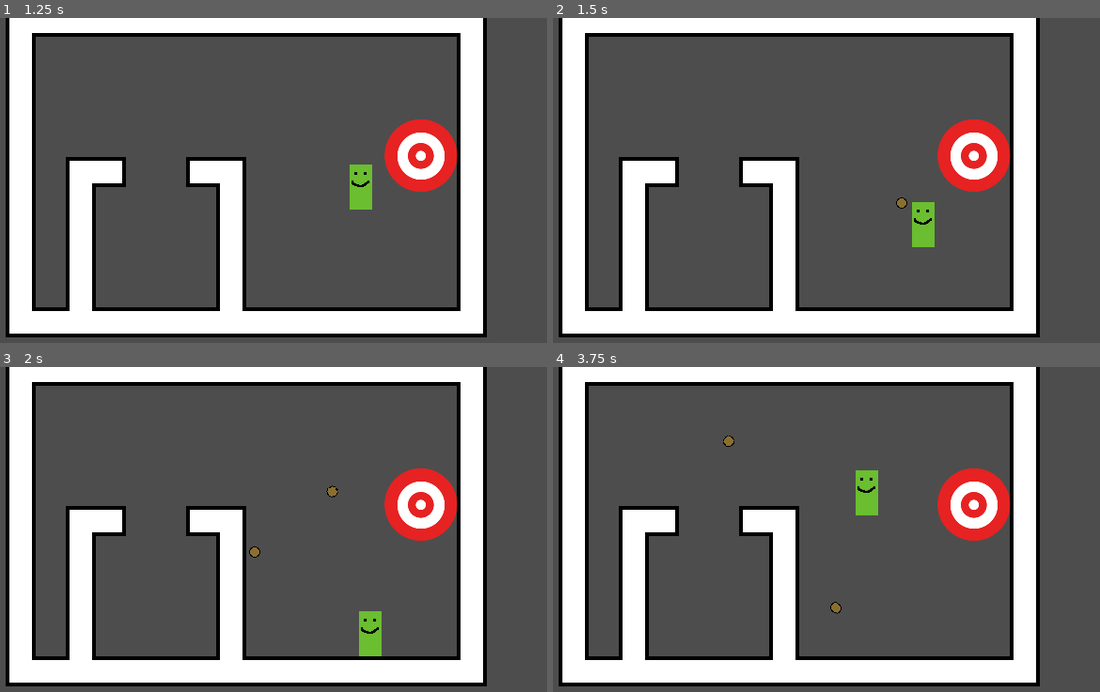
Above: before the commit, frames 1-4 (two rows, left to right).
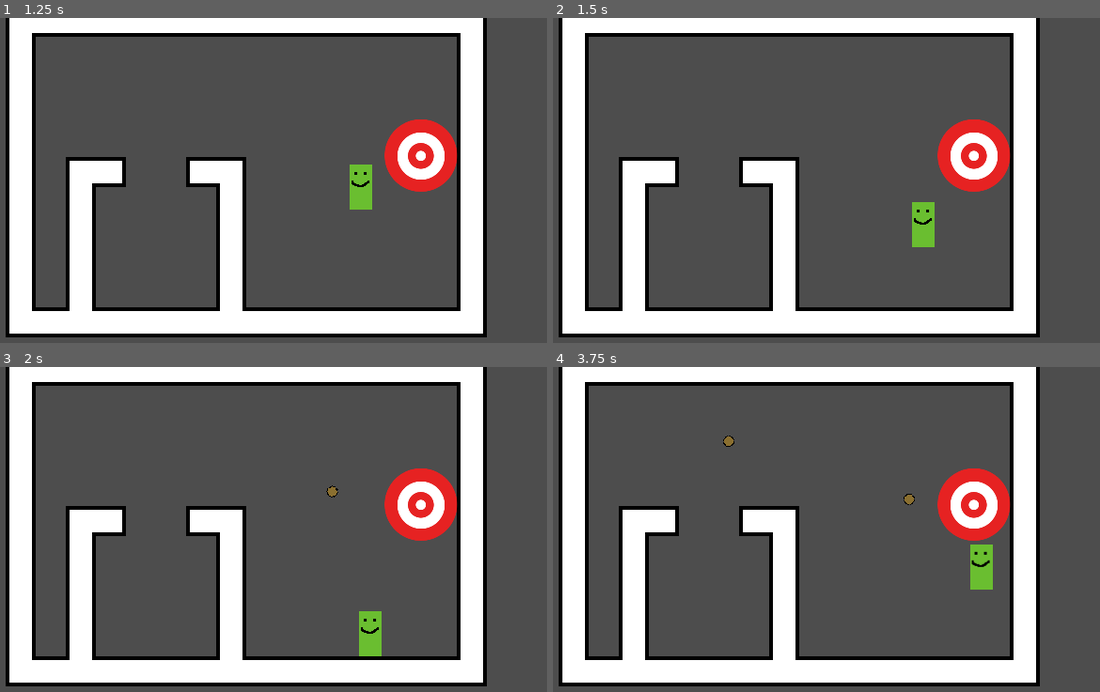
Above: after the commit, the same moments.

Repository: HuskyGameDev/2025f-team5
Game: Godot game, scene res://Game/main.tscn
Same seed, same stepped clock (60 frames per second), same inputs: the game is played once before the commit and once after it.
Inputs (mouse positions are in pixels of both pictures, inside the frame that each line leads up to):
- Up to frame 1 (1.25 s): tap Space (Dash) at 0.5 s; move the mouse to (377, 170) at 0.52 s; hold D (Right) from 0.53 s (still down); hold Space (Dash) from 0.53 s (still down)
- Up to frame 2 (1.5 s): move the mouse to (678, 203) at 1.27 s; release D (Right) at 1.28 s; release Space (Dash) at 1.28 s; hold S (Down) from 1.28 s (still down); click (678, 203) at 1.35 s
- Up to frame 3 (2 s): keep holding S (Down)
- Up to frame 4 (3.75 s): move the mouse to (859, 461) at 2.02 s; release S (Down) at 2.03 s; hold D (Right) 2.03-2.78 s; hold Space (Dash) 2.03-2.78 s; move the mouse to (771, 604) at 2.77 s; hold W (Up) 2.78-3.53 s; click (771, 604) at 2.85 s; move the mouse to (979, 588) at 3.52 s; hold A (Left) from 3.53 s (still down); hold Space (Dash) from 3.53 s (still down)

Frame 1 is identical in both runs. In frame 2, less than 0.1% of the frame differs, in the area x 62-65%, y 55-59%; in frame 3, less than 0.1%; in frame 4, 1.3%, in the area x 50-81%, y 31-77%.

Commit message:
fix: remove incorrect masking

Diff:
--- a/Game/player.tscn
+++ b/Game/player.tscn
@@ -8,8 +8,6 @@
 size = Vector2(24, 48)
 
 [node name="Player" type="CharacterBody2D" groups=["player"]]
-collision_layer = 2
-collision_mask = 2
 script = ExtResource("1_h4tjw")
 
 [node name="AliveSprite" type="Sprite2D" parent="."]
@@ -21,5 +19,3 @@
 
 [node name="Area2D" type="CollisionShape2D" parent="."]
 shape = SubResource("RectangleShape2D_h4tjw")
-
-[node name="Player" type="Node2D" parent="."]
